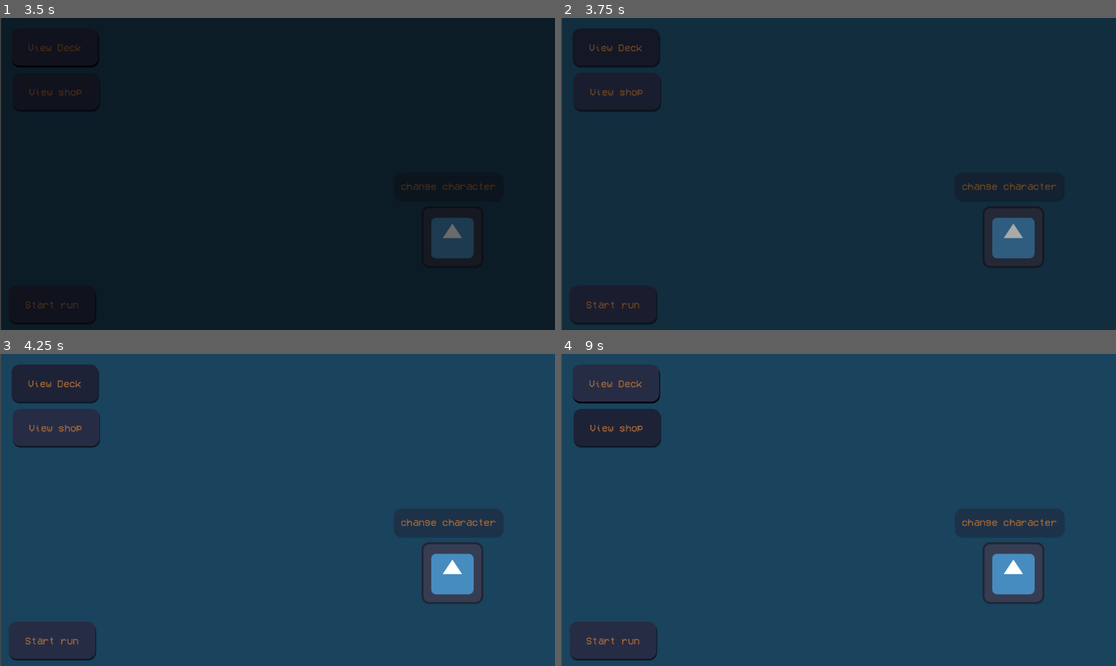
Above: before the commit, frames 1-4 (two rows, left to right).
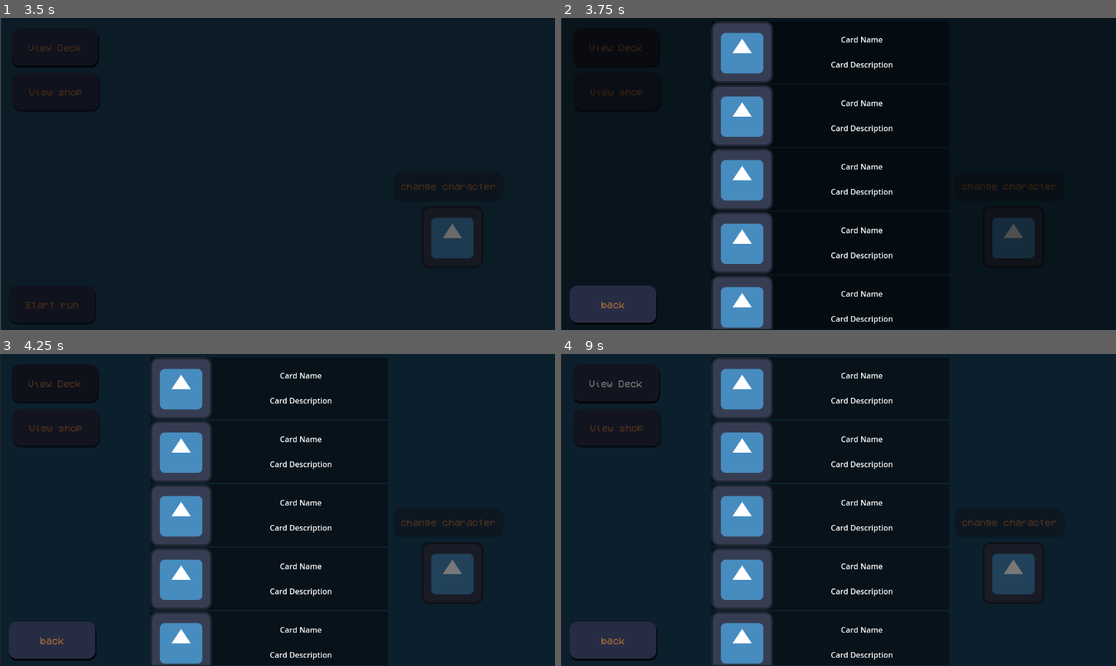
Above: after the commit, the same moments.

Repository: arch-jpg/eidsWi25
Game: Godot game, scene res://scenes/mainmenu/main_menu.tscn
The game is run twice, just before and just after one commit, with the same random seed, the same clock (stepped at 60 frames per second) and the same inputs. The engine's default icon, where the game draws it, is replaced by a stand-in: a white triangle on a blue panel in a dark square.
Inputs (mouse positions are in pixels of both pictures, inside the frame that each line leads up to):
- Up to frame 1 (3.5 s): click "Play" at 0.5 s; click "Play" at 1.25 s; click "Play" at 2 s
- Up to frame 2 (3.75 s): click "View Deck" at 3.5 s
- Up to frame 3 (4.25 s): no input
- Up to frame 4 (9 s): click (610, 641) at 4.25 s, where only the run after the commit has a clickable "back"; click "Start run" at 5 s; click "Start run" at 5.75 s; click "View shop" at 6.5 s; click "change character" at 7.25 s; click "View Deck" at 8 s; click "View shop" at 8.75 s

Frame 1 is identical in both runs. In frame 2, 95% of the frame differs, in the area x 0-100%, y 0-100%; in frame 3, 98%; in frame 4, 96%.

Commit message:
added really simple deck scroller to deck button (#5)

Diff:
--- a/scenes/mainmenu/fadetrans.tscn
+++ b/scenes/mainmenu/fadetrans.tscn
@@ -1,4 +1,19 @@
 [gd_scene load_steps=5 format=3 uid="uid://cy6l4ofhi68v8"]
+
+[sub_resource type="Animation" id="Animation_x7rk4"]
+length = 0.001
+tracks/0/type = "value"
+tracks/0/imported = false
+tracks/0/enabled = true
+tracks/0/path = NodePath(".:color")
+tracks/0/interp = 1
+tracks/0/loop_wrap = true
+tracks/0/keys = {
+"times": PackedFloat32Array(0),
+"transitions": PackedFloat32Array(1),
+"update": 0,
+"values": [Color(0, 0, 0, 1)]
+}
 
 [sub_resource type="Animation" id="Animation_ylego"]
 resource_name = "fade_in"
@@ -30,21 +45,6 @@
 "values": [Color(0, 0, 0, 0), Color(0, 0, 0, 1)]
 }
 
-[sub_resource type="Animation" id="Animation_x7rk4"]
-length = 0.001
-tracks/0/type = "value"
-tracks/0/imported = false
-tracks/0/enabled = true
-tracks/0/path = NodePath(".:color")
-tracks/0/interp = 1
-tracks/0/loop_wrap = true
-tracks/0/keys = {
-"times": PackedFloat32Array(0),
-"transitions": PackedFloat32Array(1),
-"update": 0,
-"values": [Color(0, 0, 0, 1)]
-}
-
 [sub_resource type="AnimationLibrary" id="AnimationLibrary_3iqsp"]
 _data = {
 &"RESET": SubResource("Animation_x7rk4"),
--- a/scenes/playermenu/player_menu.gd
+++ b/scenes/playermenu/player_menu.gd
@@ -8,6 +8,9 @@
 
 
 func _on_b_deck_pressed() -> void:
+	$darkener.show()
+	$back_button.show()
+	$deck_scroller.show()
 	pass # Replace with function body.
 
 
@@ -17,3 +20,9 @@
 
 func _on_b_start_pressed() -> void:
 	pass # Replace with function body.
+
+
+func _on_back_button_pressed() -> void:
+	$darkener.hide()
+	$deck_scroller.hide()
+	$back_button.hide()
--- a/scenes/playermenu/player_menu.tscn
+++ b/scenes/playermenu/player_menu.tscn
@@ -87,6 +87,26 @@
 shadow_color = Color(0, 0, 0, 0.192157)
 shadow_size = 1
 shadow_offset = Vector2(1, 3)
+
+[sub_resource type="StyleBoxEmpty" id="StyleBoxEmpty_a5owh"]
+
+[sub_resource type="StyleBoxEmpty" id="StyleBoxEmpty_lg2sp"]
+
+[sub_resource type="StyleBoxEmpty" id="StyleBoxEmpty_b7r73"]
+
+[sub_resource type="StyleBoxEmpty" id="StyleBoxEmpty_ha4cb"]
+
+[sub_resource type="StyleBoxEmpty" id="StyleBoxEmpty_yxyjn"]
+
+[sub_resource type="Theme" id="Theme_durv1"]
+VScrollBar/styles/grabber = SubResource("StyleBoxEmpty_a5owh")
+VScrollBar/styles/grabber_highlight = SubResource("StyleBoxEmpty_lg2sp")
+VScrollBar/styles/grabber_pressed = SubResource("StyleBoxEmpty_b7r73")
+VScrollBar/styles/scroll = SubResource("StyleBoxEmpty_ha4cb")
+VScrollBar/styles/scroll_focus = SubResource("StyleBoxEmpty_yxyjn")
+
+[sub_resource type="StyleBoxFlat" id="StyleBoxFlat_3u4t1"]
+bg_color = Color(0, 0, 0, 0.407843)
 
 [node name="PlayerMenu" type="Control"]
 layout_mode = 3
@@ -186,7 +206,252 @@
 layout_mode = 0
 mouse_filter = 2
 
+[node name="darkener" type="ColorRect" parent="."]
+visible = false
+layout_mode = 0
+offset_left = -2.0
+offset_right = 1152.0
+offset_bottom = 653.0
+color = Color(0, 0, 0, 0.529412)
+
+[node name="back_button" type="Button" parent="."]
+visible = false
+layout_mode = 0
+offset_left = 16.0
+offset_top = 556.0
+offset_right = 196.0
+offset_bottom = 633.0
+size_flags_vertical = 3
+theme_override_colors/font_hover_color = Color(0.615686, 0.396078, 0.215686, 1)
+theme_override_colors/font_color = Color(0.615133, 0.397776, 0.217245, 1)
+theme_override_colors/font_pressed_color = Color(1, 1, 1, 1)
+theme_override_fonts/font = ExtResource("2_0pld1")
+theme_override_font_sizes/font_size = 21
+theme_override_styles/focus = SubResource("StyleBoxEmpty_45jli")
+theme_override_styles/hover = SubResource("StyleBoxFlat_a5owh")
+theme_override_styles/pressed = SubResource("StyleBoxFlat_b7r73")
+theme_override_styles/normal = SubResource("StyleBoxFlat_ha4cb")
+text = "back"
+
+[node name="deck_scroller" type="ScrollContainer" parent="."]
+visible = false
+layout_mode = 0
+offset_left = 310.0
+offset_top = 7.0
+offset_right = 807.0
+offset_bottom = 646.0
+theme = SubResource("Theme_durv1")
+
+[node name="VBoxContainer" type="VBoxContainer" parent="deck_scroller"]
+layout_mode = 2
+size_flags_horizontal = 3
+size_flags_vertical = 3
+
+[node name="scrollunit1" type="TextureRect" parent="deck_scroller/VBoxContainer"]
+layout_mode = 2
+texture = ExtResource("2_3u4t1")
+stretch_mode = 2
+
+[node name="Panel" type="Panel" parent="deck_scroller/VBoxContainer/scrollunit1"]
+show_behind_parent = true
+layout_mode = 0
+offset_right = 494.0
+offset_bottom = 128.0
+theme_override_styles/panel = SubResource("StyleBoxFlat_3u4t1")
+
+[node name="Label" type="Label" parent="deck_scroller/VBoxContainer/scrollunit1"]
+show_behind_parent = true
+layout_mode = 1
+anchors_preset = -1
+anchor_right = 0.5
+anchor_bottom = 0.5
+offset_left = 133.0
+offset_top = 1.0
+offset_right = 244.5
+offset_bottom = 63.0
+text = "Card Name
+
+Card Description"
+horizontal_alignment = 1
+vertical_alignment = 1
+autowrap_mode = 1
+
+[node name="scrollunit2" type="TextureRect" parent="deck_scroller/VBoxContainer"]
+layout_mode = 2
+texture = ExtResource("2_3u4t1")
+stretch_mode = 2
+
+[node name="Panel" type="Panel" parent="deck_scroller/VBoxContainer/scrollunit2"]
+show_behind_parent = true
+layout_mode = 0
+offset_right = 494.0
+offset_bottom = 128.0
+theme_override_styles/panel = SubResource("StyleBoxFlat_3u4t1")
+
+[node name="Label" type="Label" parent="deck_scroller/VBoxContainer/scrollunit2"]
+show_behind_parent = true
+layout_mode = 1
+anchors_preset = -1
+anchor_right = 0.5
+anchor_bottom = 0.5
+offset_left = 133.0
+offset_top = 1.0
+offset_right = 244.5
+offset_bottom = 63.0
+text = "Card Name
+
+Card Description"
+horizontal_alignment = 1
+vertical_alignment = 1
+autowrap_mode = 1
+
+[node name="scrollunit3" type="TextureRect" parent="deck_scroller/VBoxContainer"]
+layout_mode = 2
+texture = ExtResource("2_3u4t1")
+stretch_mode = 2
+
+[node name="Panel" type="Panel" parent="deck_scroller/VBoxContainer/scrollunit3"]
+show_behind_parent = true
+layout_mode = 0
+offset_right = 494.0
+offset_bottom = 128.0
+theme_override_styles/panel = SubResource("StyleBoxFlat_3u4t1")
+
+[node name="Label" type="Label" parent="deck_scroller/VBoxContainer/scrollunit3"]
+show_behind_parent = true
+layout_mode = 1
+anchors_preset = -1
+anchor_right = 0.5
+anchor_bottom = 0.5
+offset_left = 133.0
+offset_top = 1.0
+offset_right = 244.5
+offset_bottom = 63.0
+text = "Card Name
+
+Card Description"
+horizontal_alignment = 1
+vertical_alignment = 1
+autowrap_mode = 1
+
+[node name="scrollunit4" type="TextureRect" parent="deck_scroller/VBoxContainer"]
+layout_mode = 2
+texture = ExtResource("2_3u4t1")
+stretch_mode = 2
+
+[node name="Panel" type="Panel" parent="deck_scroller/VBoxContainer/scrollunit4"]
+show_behind_parent = true
+layout_mode = 0
+offset_right = 494.0
+offset_bottom = 128.0
+theme_override_styles/panel = SubResource("StyleBoxFlat_3u4t1")
+
+[node name="Label" type="Label" parent="deck_scroller/VBoxContainer/scrollunit4"]
+show_behind_parent = true
+layout_mode = 1
+anchors_preset = -1
+anchor_right = 0.5
+anchor_bottom = 0.5
+offset_left = 133.0
+offset_top = 1.0
+offset_right = 244.5
+offset_bottom = 63.0
+text = "Card Name
+
+Card Description"
+horizontal_alignment = 1
+vertical_alignment = 1
+autowrap_mode = 1
+
+[node name="scrollunit5" type="TextureRect" parent="deck_scroller/VBoxContainer"]
+layout_mode = 2
+texture = ExtResource("2_3u4t1")
+stretch_mode = 2
+
+[node name="Panel" type="Panel" parent="deck_scroller/VBoxContainer/scrollunit5"]
+show_behind_parent = true
+layout_mode = 0
+offset_right = 494.0
+offset_bottom = 128.0
+theme_override_styles/panel = SubResource("StyleBoxFlat_3u4t1")
+
+[node name="Label" type="Label" parent="deck_scroller/VBoxContainer/scrollunit5"]
+show_behind_parent = true
+layout_mode = 1
+anchors_preset = -1
+anchor_right = 0.5
+anchor_bottom = 0.5
+offset_left = 133.0
+offset_top = 1.0
+offset_right = 244.5
+offset_bottom = 63.0
+text = "Card Name
+
+Card Description"
+horizontal_alignment = 1
+vertical_alignment = 1
+autowrap_mode = 1
+
+[node name="scrollunit6" type="TextureRect" parent="deck_scroller/VBoxContainer"]
+layout_mode = 2
+texture = ExtResource("2_3u4t1")
+stretch_mode = 2
+
+[node name="Panel" type="Panel" parent="deck_scroller/VBoxContainer/scrollunit6"]
+show_behind_parent = true
+layout_mode = 0
+offset_right = 494.0
+offset_bottom = 128.0
+theme_override_styles/panel = SubResource("StyleBoxFlat_3u4t1")
+
+[node name="Label" type="Label" parent="deck_scroller/VBoxContainer/scrollunit6"]
+show_behind_parent = true
+layout_mode = 1
+anchors_preset = -1
+anchor_right = 0.5
+anchor_bottom = 0.5
+offset_left = 133.0
+offset_top = 1.0
+offset_right = 244.5
+offset_bottom = 63.0
+text = "Card Name
+
+Card Description"
+horizontal_alignment = 1
+vertical_alignment = 1
+autowrap_mode = 1
+
+[node name="scrollunit7" type="TextureRect" parent="deck_scroller/VBoxContainer"]
+layout_mode = 2
+texture = ExtResource("2_3u4t1")
+stretch_mode = 2
+
+[node name="Panel" type="Panel" parent="deck_scroller/VBoxContainer/scrollunit7"]
+show_behind_parent = true
+layout_mode = 0
+offset_right = 494.0
+offset_bottom = 128.0
+theme_override_styles/panel = SubResource("StyleBoxFlat_3u4t1")
+
+[node name="Label" type="Label" parent="deck_scroller/VBoxContainer/scrollunit7"]
+show_behind_parent = true
+layout_mode = 1
+anchors_preset = -1
+anchor_right = 0.5
+anchor_bottom = 0.5
+offset_left = 133.0
+offset_top = 1.0
+offset_right = 244.5
+offset_bottom = 63.0
+text = "Card Name
+
+Card Description"
+horizontal_alignment = 1
+vertical_alignment = 1
+autowrap_mode = 1
+
 [connection signal="pressed" from="b_deck" to="." method="_on_b_deck_pressed"]
 [connection signal="pressed" from="b_shop" to="." method="_on_b_shop_pressed"]
 [connection signal="pressed" from="b_start" to="." method="_on_b_start_pressed"]
 [connection signal="pressed" from="b_change_char" to="." method="_on_b_start_pressed"]
+[connection signal="pressed" from="back_button" to="." method="_on_back_button_pressed"]
Not shown: 1 places in scenes/playermenu/player_menu.tscn that only renumber resources
